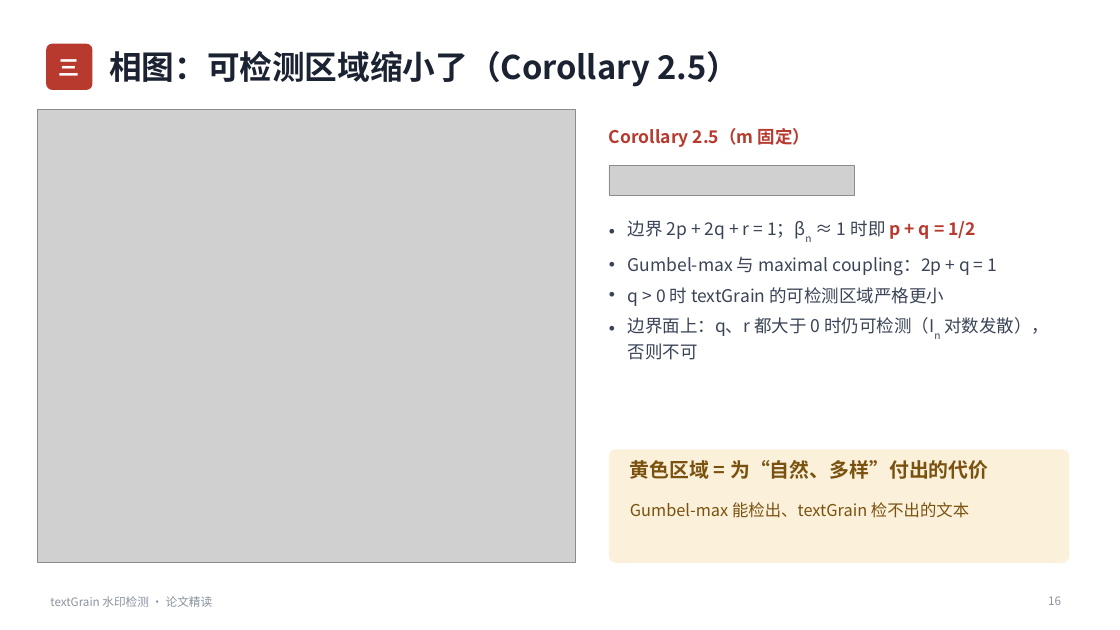
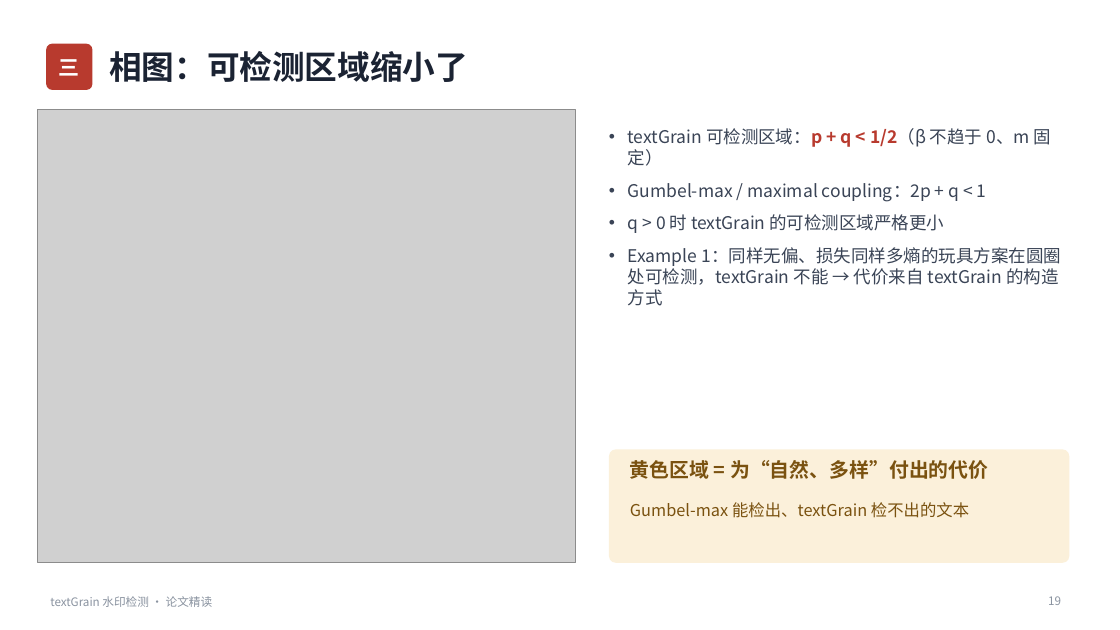
Before and after one commit to huyhoang345txt-arch/ppt, a slide deck: slide 19 of textGrain水印检测_论文精读.pptx (slide 16 before the commit). Drawn at 1120x630 pixels with LibreOffice and Linux fonts; fonts in the diff are those of the drawing; grey boxes stand for pictures. Boxes give left, top, right and bottom in pixels: in the first picture for what was removed or moved away, otherwise in the second. Text is boxed around its words. In the diff, an @@ line names an element or a change of style, - is before the commit and + after.

```diff
--- a/textGrain水印检测_论文精读.pptx
+++ b/textGrain水印检测_论文精读.pptx
@@ title at [109,51,468,82]: text changed @@
-相图：可检测区域缩小了（Corollary 2.5）
+相图：可检测区域缩小了
@@ text "textGrain 可检测区域：p + q < ...": place and size @@
-text "textGrain 可检测区域：p + q < ..." at [628,220,1049,360]
+text "textGrain 可检测区域：p + q < ..." at [628,128,1061,306]
@@ text removed at [609,128,810,147] @@
-Corollary 2.5（m 固定）
@@ text at [628,128,1051,202]: text changed @@
-• 边界 2p + 2q + r = 1；βn ≈ 1 时即 p + q = 1/2
-• Gumbel-max 与 maximal coupling：2p + q = 1
+• textGrain 可检测区域：p + q < 1/2（β 不趋于 0、m 固定）
+• Gumbel-max / maximal coupling：2p + q < 1
@@ picture removed at [609,166,855,195] @@
@@ text at [628,214,944,233]: more space between paragraphs @@
@@ text at [628,247,1061,306]: text changed @@
-• 边界面上：q、r 都大于 0 时仍可检测（In 对数发散），否则不可
+• Example 1：同样无偏、损失同样多熵的玩具方案在圆圈处可检测，textGrain 不能 → 代价来自 textGrain 的构造方式
```
Also in this commit, not shown: 20 other slides changed, 8 slides added, 7 slides removed.
